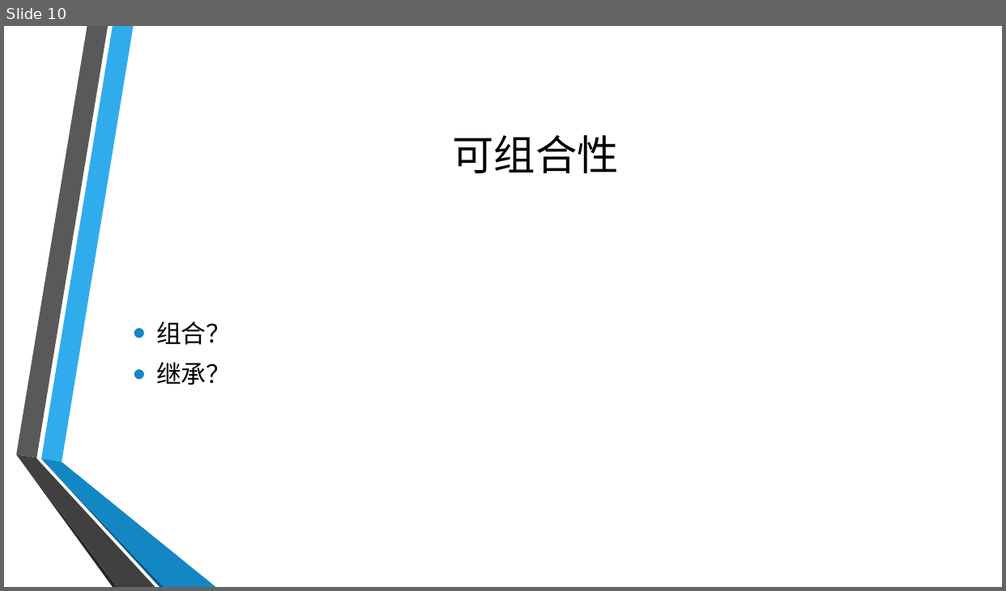
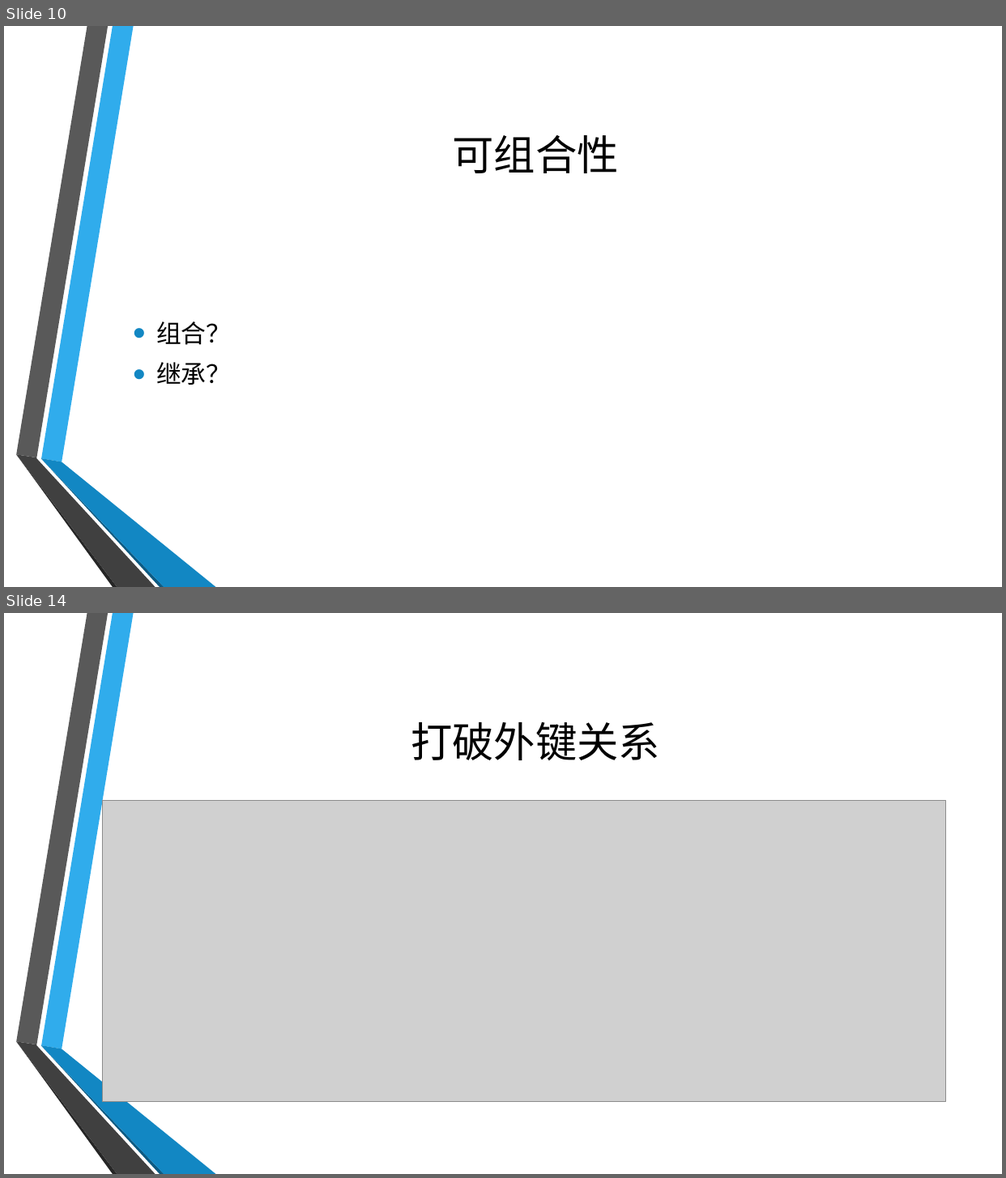
Before and after one commit to GloryXu/spring-cloud, a slide deck: Micro Service.pptx. Shown one above the other, each under a label of ours: slide 10 before the commit, slides 10 and 14 after it; the slides between them are not shown. The pictures are 1006x591 and 1006x1178 pixels, drawn with LibreOffice and Linux fonts; fonts in the diff are those of the drawing; grey boxes stand for pictures; background and template pictures are left out. Boxes give left, top, right and bottom in pixels: in the first picture for what was removed or moved away, otherwise in the second. Text is boxed around its words. In the diff, an @@ line names an element or a change of style, - is before the commit and + after.

```diff
--- a/Micro Service.pptx
+++ b/Micro Service.pptx
@@ slide 14 added at bbox=[4, 613, 1002, 1174], background picture (left out); not listed: 6 template elements that a slide beside it also shows @@
@@ title added at bbox=[411, 722, 660, 760], 40 pt, text #000000 @@
+打破外键关系
@@ picture added at bbox=[103, 800, 946, 1102] @@
```
Also in this commit, not shown: 12 other slides added, 2 other files.
